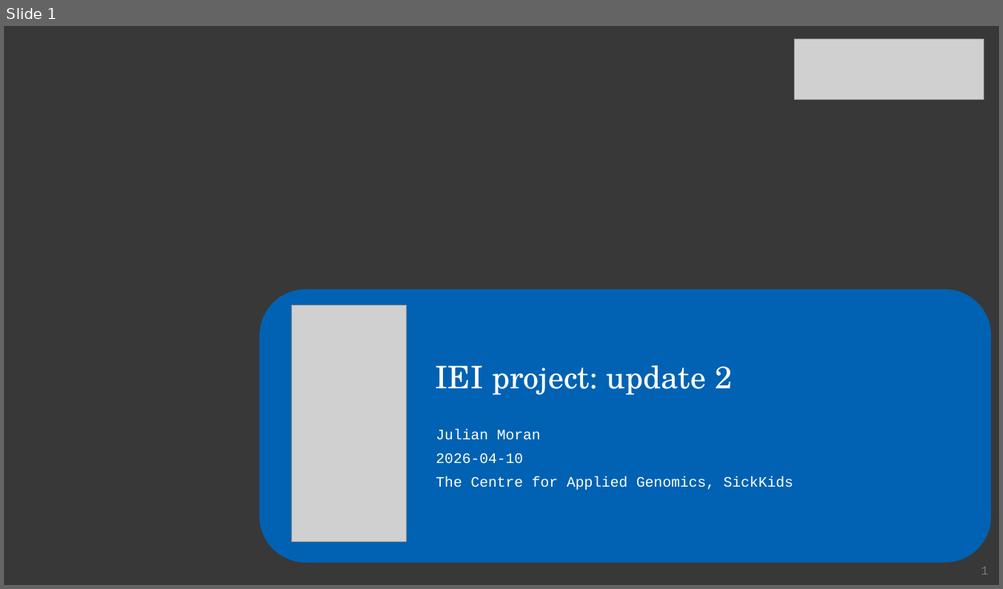
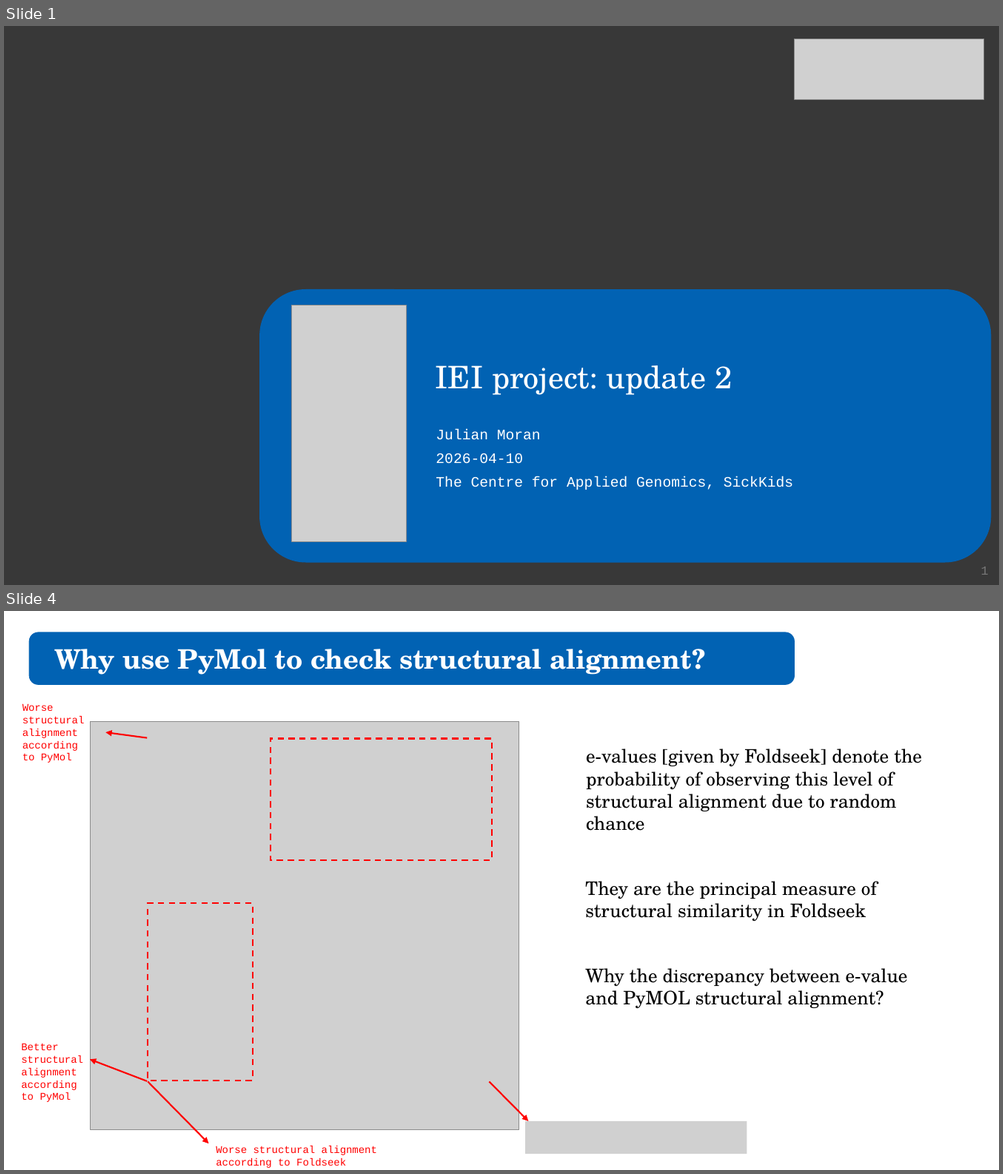
Before and after one commit to juliandeanmoran/BISSH, a slide deck: reports/2026-04-10_projectUpdate_2_jmoran.pptx. Shown one above the other, each under a label of ours: slide 1 before the commit, slides 1 and 4 after it; the slides between them are not shown. The pictures are 1003x589 and 1003x1174 pixels, drawn with LibreOffice and Linux fonts; fonts in the diff are those of the drawing; grey boxes stand for pictures; background and template pictures are left out. Boxes give left, top, right and bottom in pixels: in the first picture for what was removed or moved away, otherwise in the second. Text is boxed around its words. In the diff, an @@ line names an element or a change of style, - is before the commit and + after.

```diff
--- a/reports/2026-04-10_projectUpdate_2_jmoran.pptx
+++ b/reports/2026-04-10_projectUpdate_2_jmoran.pptx
@@ slide 4 added at [4,611,999,1170], background #FFFFFF @@
@@ rounded rectangle added at [29,632,794,684], fill #0162B3, outline #0162B3 1.5 pt @@
@@ text added at [54,649,705,675], 26 pt, text #FFFFFF, bold @@
+Why use PyMol to check structural alignment?
@@ text added at [22,703,85,763], 10 pt, text #FF0000 @@
+Worse structural alignment according to PyMol
@@ picture added at [90,721,519,1130] @@
@@ arrow added from (148, 738) to (105, 732), #FF0000 1.5 pt @@
@@ rectangle added at [270,738,492,860], outline #FF0000 1.5 pt dashed @@
@@ text added at [586,749,922,831], 18 pt, text #000000 @@
+e-values [given by Foldseek] denote the probability of observing this level of structural alignment due to random chance
@@ text added at [585,881,876,921], 18 pt, text #000000 @@
+They are the principal measure of structural similarity in Foldseek
@@ rectangle added at [148,903,253,1081], outline #FF0000 1.5 pt dashed @@
@@ text added at [585,968,908,1009], 18 pt, text #000000 @@
+Why the discrepancy between e-value and PyMOL structural alignment?
@@ text added at [21,1043,83,1102], 10 pt, text #FF0000 @@
+Better structural alignment according to PyMol
@@ arrow added from (148, 1082) to (90, 1059), #FF0000 1.5 pt @@
@@ arrow added from (148, 1082) to (208, 1145), #FF0000 1.5 pt @@
@@ arrow added from (489, 1082) to (529, 1122), #FF0000 1.5 pt @@
@@ picture added at [525,1122,746,1154] @@
@@ text added at [216,1146,377,1168], 10 pt, text #FF0000 @@
+Worse structural alignment according to Foldseek
```
Also in this commit, not shown: 5 slides changed, 2 other slides added, 1 other file.
